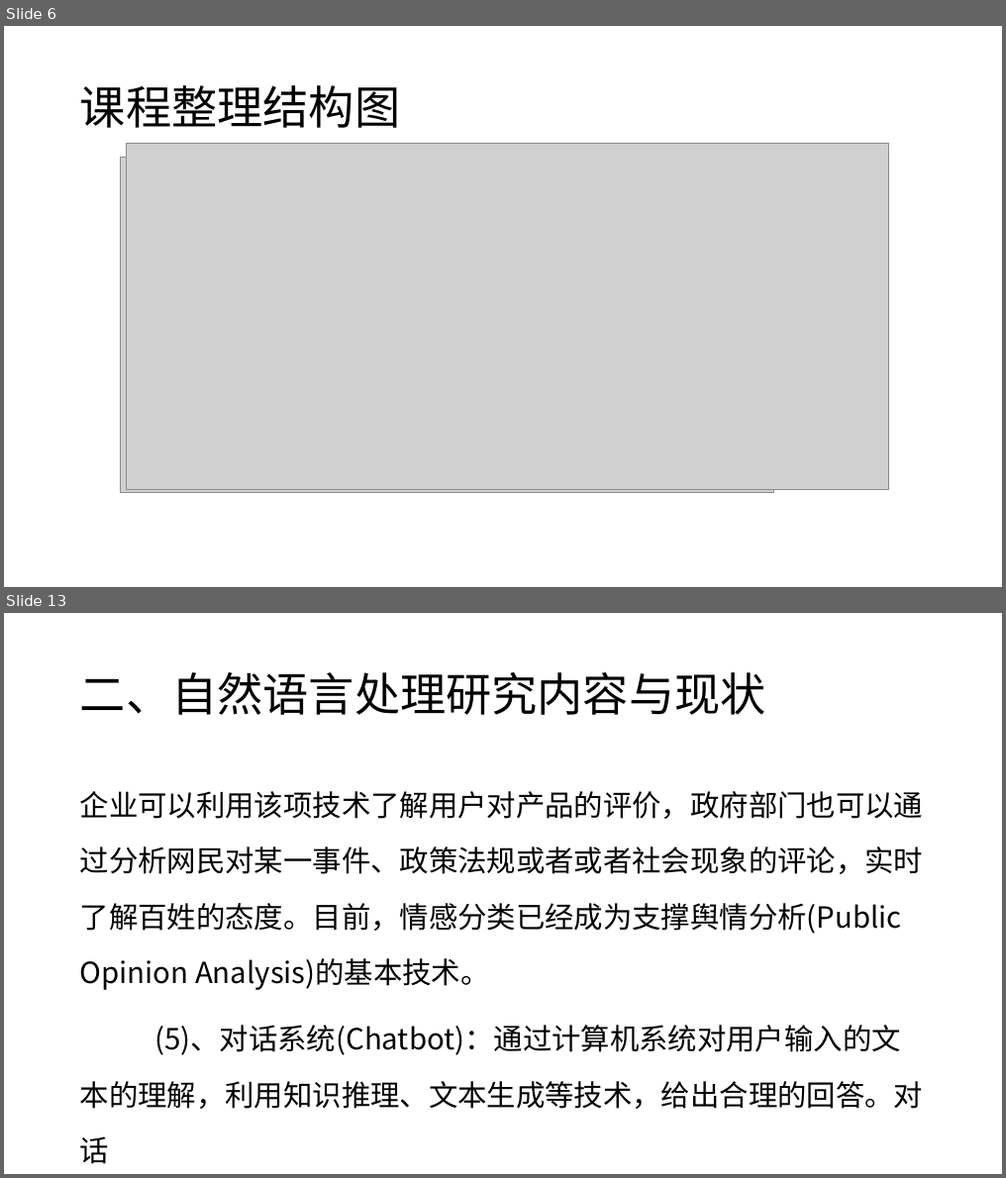
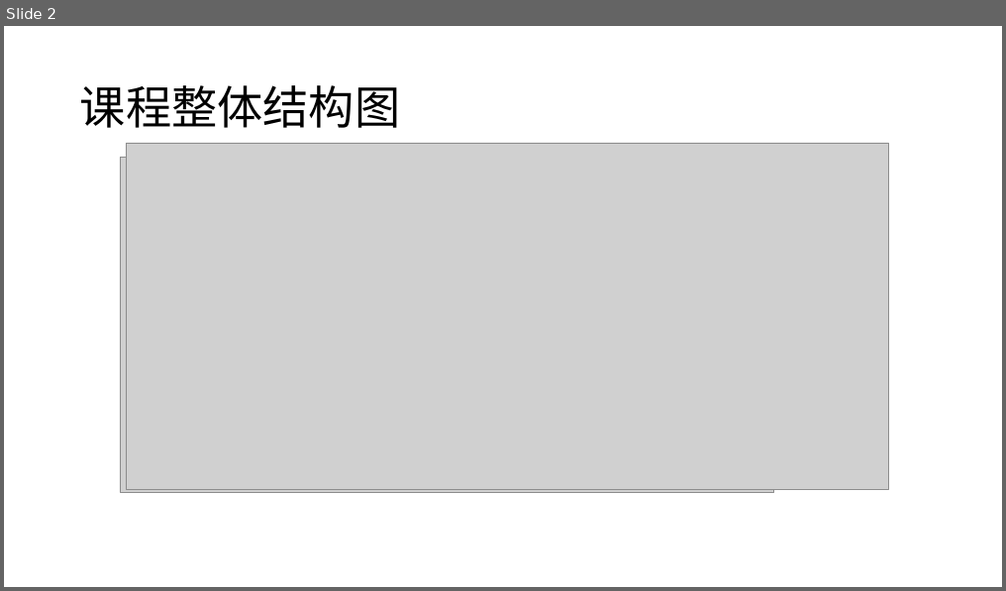
Before and after one commit to charlesXu86/Chatbot_CN, a slide deck: Chatbot_Doc/课程/NLP-4-语言模型.pptx. Shown one above the other, each under a label of ours: slides 6 and 13 before the commit, slide 2 after it; the slides between them are not shown. The pictures are 1006x1178 and 1006x591 pixels, drawn with LibreOffice and Linux fonts; fonts in the diff are those of the drawing; grey boxes stand for pictures. Boxes give left, top, right and bottom in pixels: in the first picture for what was removed or moved away, otherwise in the second. Text is boxed around its words. In the diff, an @@ line names an element or a change of style, - is before the commit and + after.

```diff
--- a/Chatbot_Doc/课程/NLP-4-语言模型.pptx
+++ b/Chatbot_Doc/课程/NLP-4-语言模型.pptx
@@ slide 13 removed at bbox=[4, 613, 1002, 1174], background #FFFFFF @@
@@ title removed at bbox=[80, 672, 766, 715] @@
-二、自然语言处理研究内容与现状
@@ text removed at bbox=[80, 791, 923, 1109] @@
-企业可以利用该项技术了解用户对产品的评价，政府部门也可以通过分析网民对某一事件、政策法规或者或者社会现象的评论，实时了解百姓的态度。目前，情感分类已经成为支撑舆情分析(Public Opinion Analysis)的基本技术。
-(5)、对话系统(Chatbot)：通过计算机系统对用户输入的文本的理解，利用知识推理、文本生成等技术，给出合理的回答。对话
@@ what was slide 6 is now slide 2 @@
@@ slide 2 changed as well @@
@@ title at bbox=[80, 85, 400, 128]: text changed @@
-课程整理结构图
+课程整体结构图
```
Also in this commit, not shown: 4 other slides changed, 6 slides added, 20 other slides removed, 1 other file.
